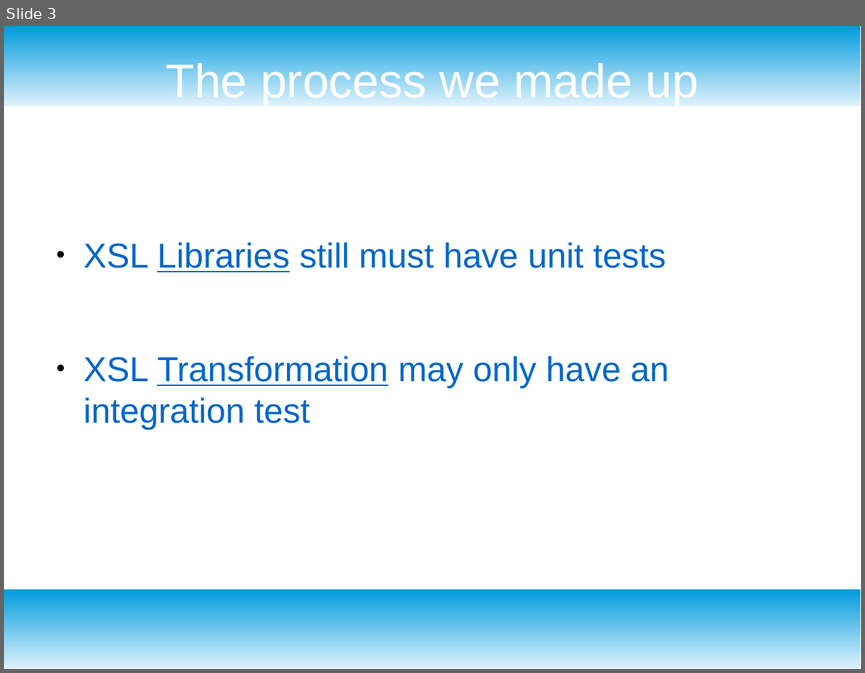
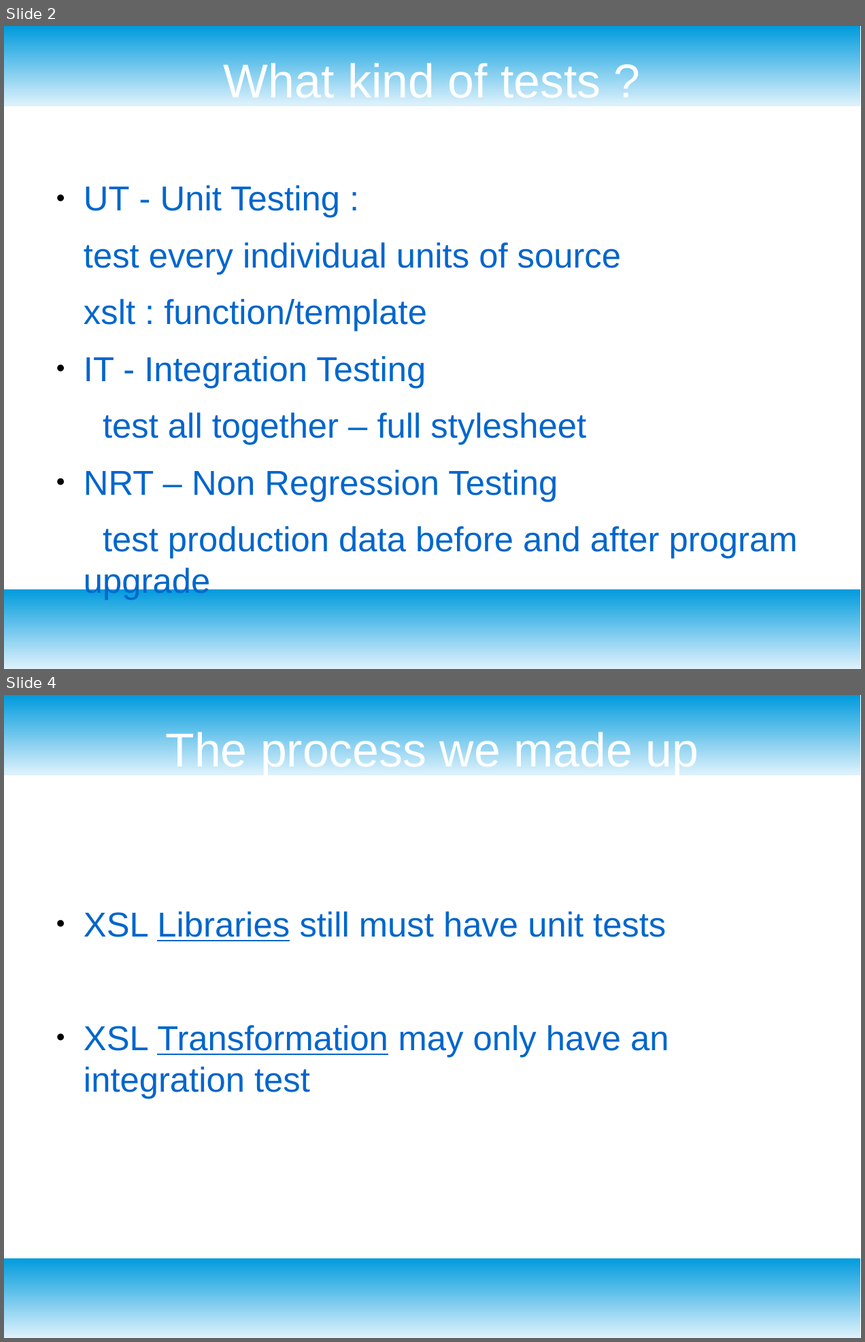
Before and after one commit to mricaud/xml-prague-2018-xspec-integration-testing, a slide deck: xml-prague-2018-xspec-user-meetup-it.odp. Shown one above the other, each under a label of ours: slide 3 before the commit, slides 2 and 4 after it; the slides between them are not shown. The pictures are 865x673 and 865x1342 pixels, drawn with LibreOffice and Linux fonts; fonts in the diff are those of the drawing; background and template pictures are left out. Boxes give left, top, right and bottom in pixels: in the first picture for what was removed or moved away, otherwise in the second. Text is boxed around its words. In the diff, an @@ line names an element or a change of style, - is before the commit and + after.

```diff
--- a/xml-prague-2018-xspec-user-meetup-it.odp
+++ b/xml-prague-2018-xspec-user-meetup-it.odp
@@ slide 2 added at (4,26,861,669), background #FFFFFF; not listed: 2 template elements that a slide beside it also shows @@
@@ title added at (224,59,600,106), 44 pt, text #FFFFFF @@
+What kind of tests ?
@@ text added at (84,185,798,558), 32 pt, text #0066CC @@
+● UT - Unit Testing :
+test every individual units of source
+xslt : function/template
+● IT - Integration Testing
+test all together – full stylesheet
+● NRT – Non Regression Testing
+test production data before and after program upgrade
@@ what was slide 3 is now slide 4 @@
```
Also in this commit, not shown: 4 slides changed, 2 other slides added, 6 other files.
